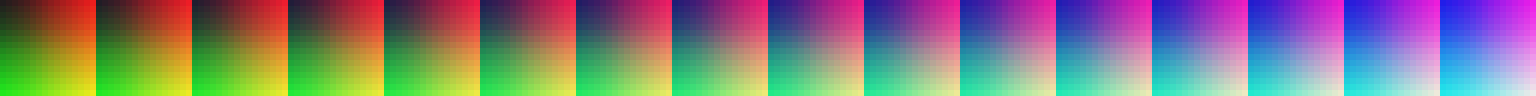
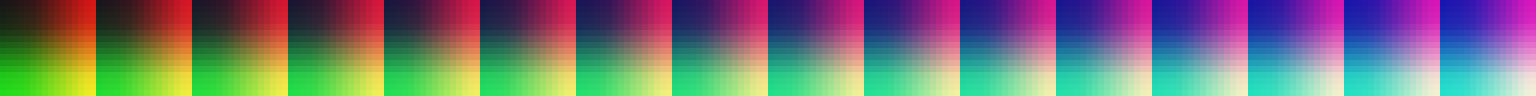
The second w=1536, h=96 image is a revision of the first. Changes to its layers:
added layer "Intensity3D16" (49%) above "Background copy" over [0, 0, 1536, 96]
